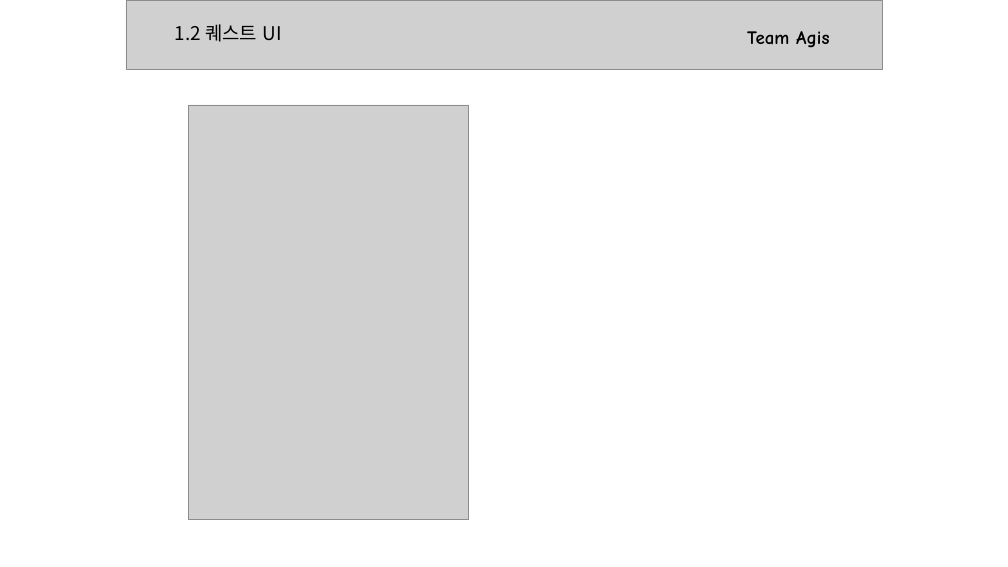
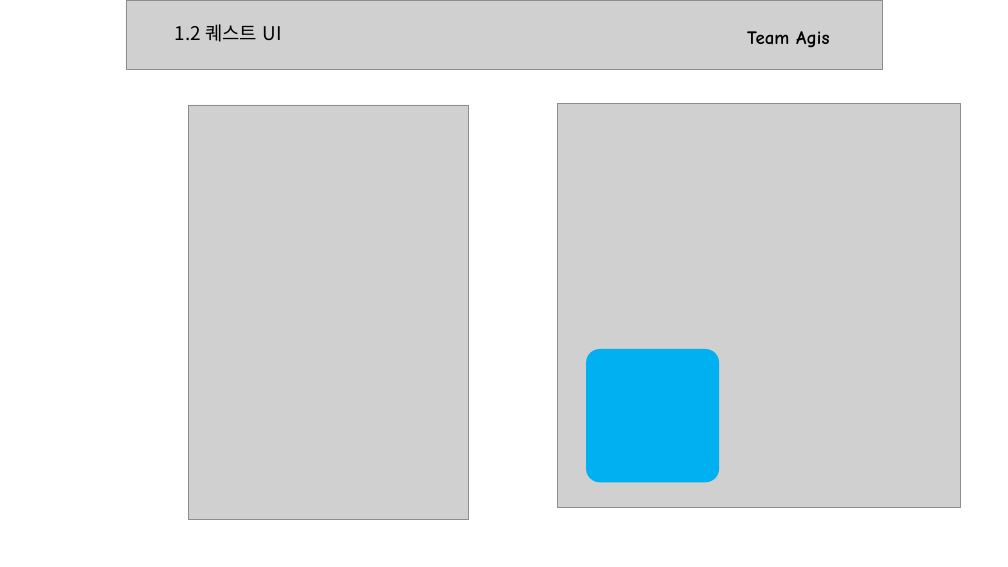
Before and after one commit to kjpark102312/Jagu_Agis, a slide deck: slide 2 of Documents/Agis.pptx. Drawn at 1008x567 pixels with LibreOffice and Linux fonts; fonts in the diff are those of the drawing; grey boxes stand for pictures. Boxes give left, top, right and bottom in pixels: in the first picture for what was removed or moved away, otherwise in the second. Text is boxed around its words. In the diff, an @@ line names an element or a change of style, - is before the commit and + after.

```diff
--- a/Documents/Agis.pptx
+++ b/Documents/Agis.pptx
@@ picture added at (x1=558, y1=104, x2=961, y2=507) @@
@@ rounded rectangle added at (x1=588, y1=350, x2=718, y2=482), fill #00B0F0, outline #00B0F0 2 pt @@
```
Also in this commit, not shown: 1 slide added, 1 slide removed, 1 other file.
